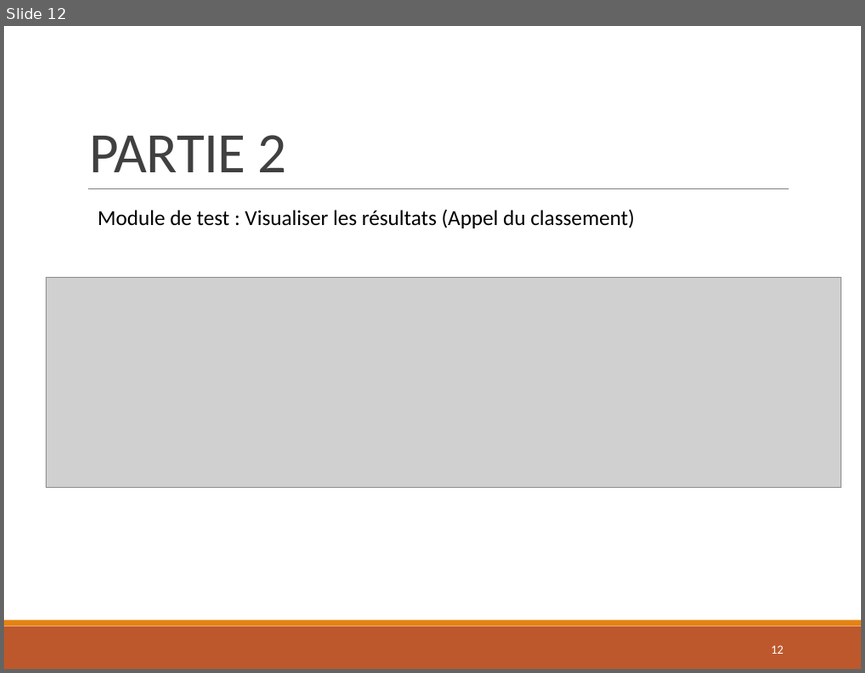
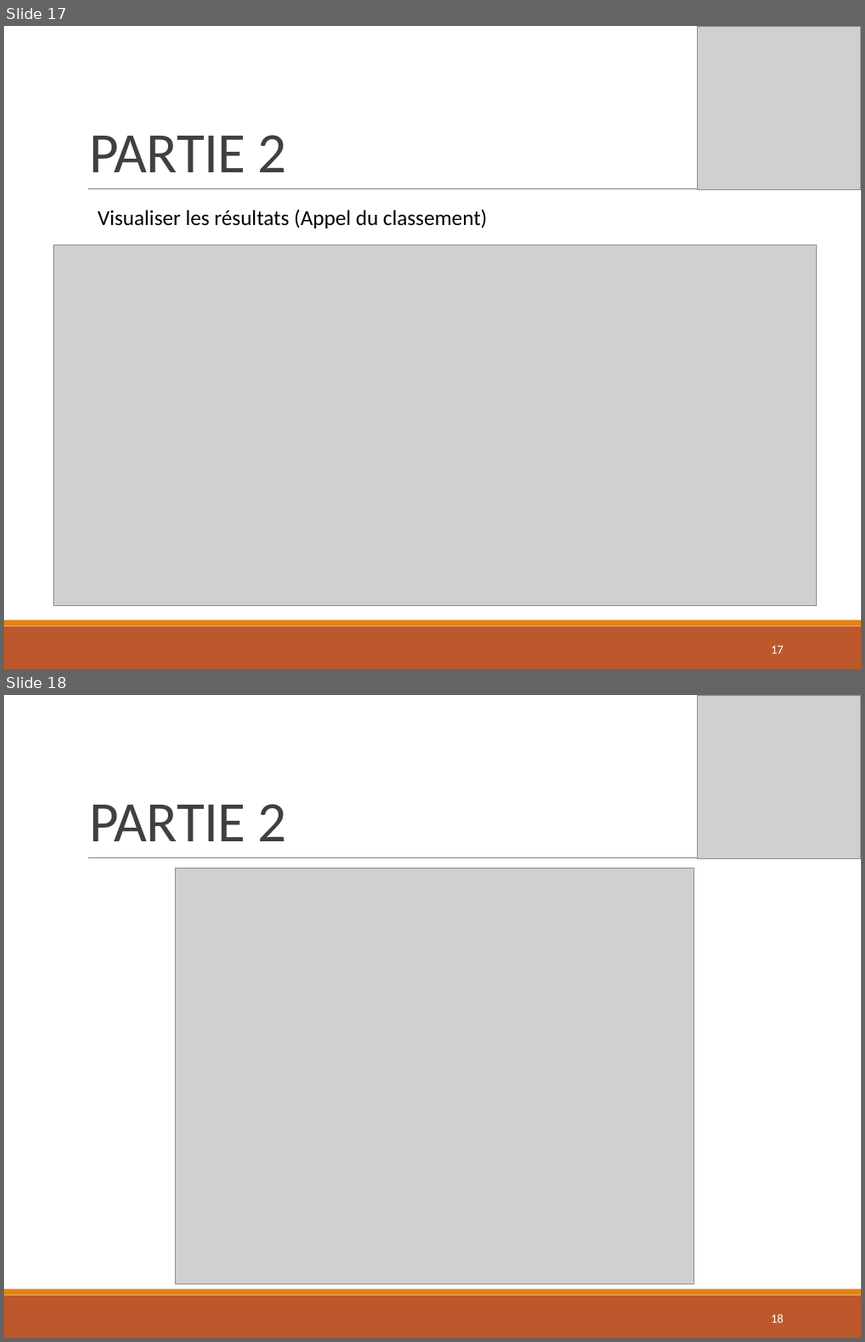
Before and after one commit to Colbert1/Projet_CrossLaPro, a slide deck: Ressources/Presentation_Projet_CrossLaPro_E3_Danel.pptx. Shown one above the other, each under a label of ours: slide 12 before the commit, slides 17 and 18 after it. The pictures are 865x673 and 865x1342 pixels, drawn with LibreOffice and Linux fonts; fonts in the diff are those of the drawing; grey boxes stand for pictures. Boxes give left, top, right and bottom in pixels: in the first picture for what was removed or moved away, otherwise in the second. Text is boxed around its words. In the diff, an @@ line names an element or a change of style, - is before the commit and + after.

```diff
--- a/Ressources/Presentation_Projet_CrossLaPro_E3_Danel.pptx
+++ b/Ressources/Presentation_Projet_CrossLaPro_E3_Danel.pptx
@@ slide 18 added at (4, 695, 861, 1338), background #FFFFFF; not listed: 3 template elements that a slide beside it also shows @@
@@ picture added at (697, 695, 861, 859) @@
@@ title added at (90, 804, 286, 841), 48 pt, text #404040 @@
+PARTIE 2
@@ picture added at (176, 868, 693, 1283) @@
@@ page number added at (771, 1314, 783, 1322), 10.5 pt, text #FFFFFF @@
+18
@@ what was slide 12 is now slide 17 @@
@@ slide 17 changed as well @@
@@ picture added at (697, 26, 861, 190) @@
@@ text at (98, 209, 487, 228): text changed @@
-Module de test : Visualiser les résultats (Appel du classement)
+Visualiser les résultats (Appel du classement)
@@ picture: place and size @@
-picture at (46, 277, 841, 488)
+picture at (53, 244, 817, 604)
@@ page number at (771, 645, 783, 653): text changed @@
-12
+17
```
Also in this commit, not shown: 12 other slides changed, 11 other slides added, 1 slide removed, 10 other files.
